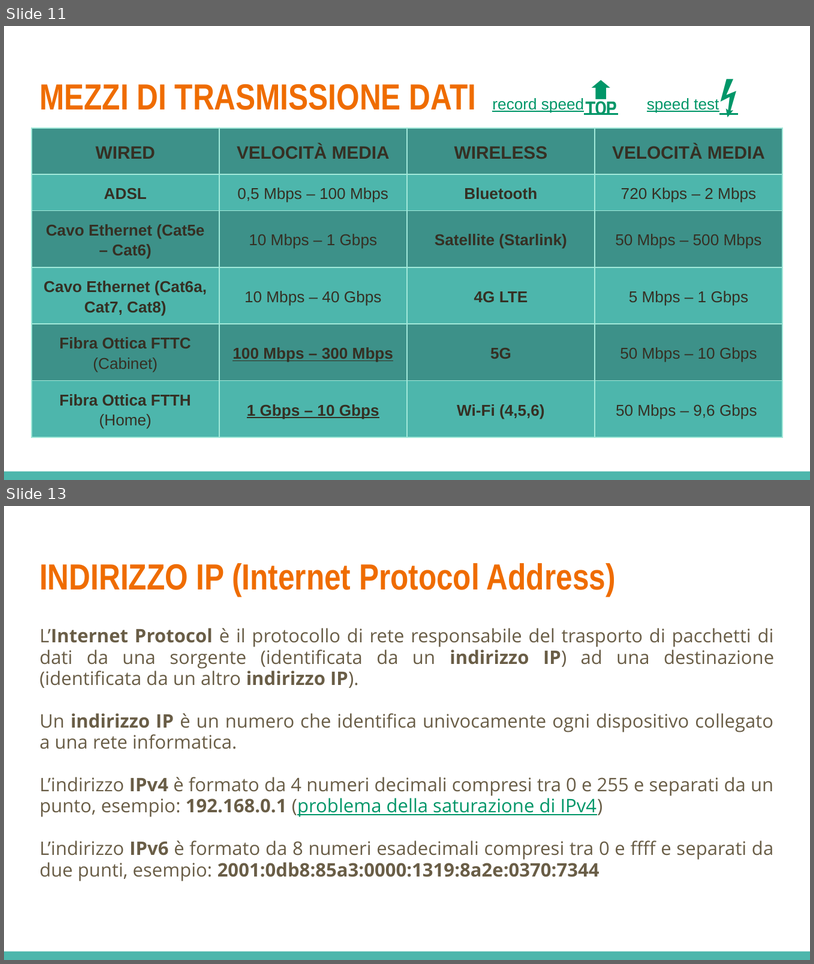
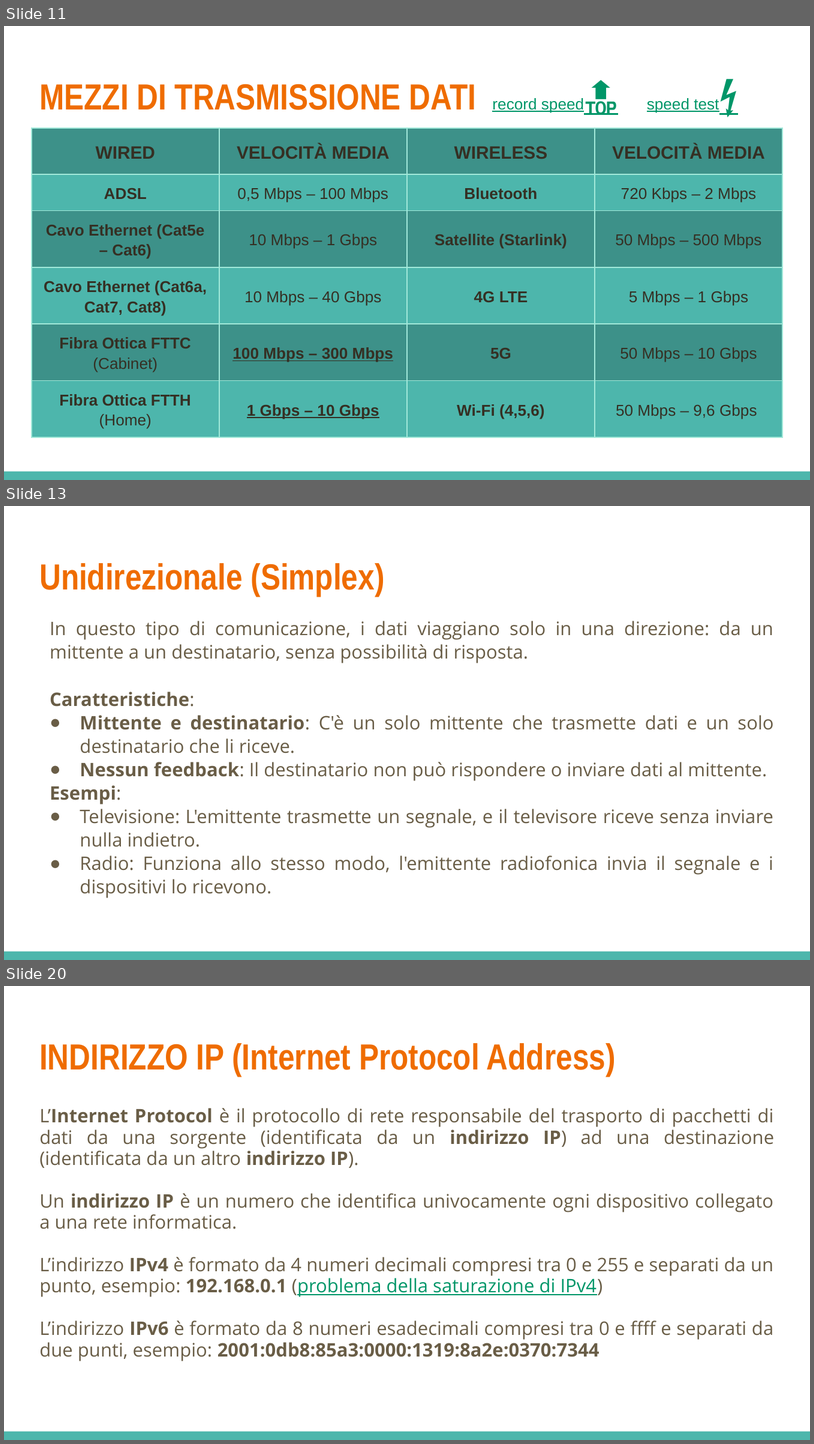
Before and after one commit to LeleCazza/LeleCazza.github.io, a slide deck: reti_informatiche/materiale/lezione_1_reti_introduzione.pptx. Shown one above the other, each under a label of ours: slides 11 and 13 before the commit, slides 11, 13 and 20 after it; the slides between them are not shown. The pictures are 814x964 and 814x1444 pixels, drawn with LibreOffice and Linux fonts; fonts in the diff are those of the drawing. Boxes give left, top, right and bottom in pixels: in the first picture for what was removed or moved away, otherwise in the second. Text is boxed around its words. In the diff, an @@ line names an element or a change of style, - is before the commit and + after.

```diff
--- a/reti_informatiche/materiale/lezione_1_reti_introduzione.pptx
+++ b/reti_informatiche/materiale/lezione_1_reti_introduzione.pptx
@@ slide 13 added at (4, 506, 810, 960), background #FFFFFF; not listed: 1 template element that a slide beside it also shows @@
@@ title added at (39, 563, 385, 596), 32.4 pt, text #EF6C00, bold @@
+Unidirezionale (Simplex)
@@ text added at (50, 621, 774, 898), 16.6 pt, text #695D46 @@
+In questo tipo di comunicazione, i dati viaggiano solo in una direzione: da un mittente a un destinatario, senza possibilità di risposta.
+Caratteristiche:
+● Mittente e destinatario: C'è un solo mittente che trasmette dati e un solo destinatario che li riceve.
+● Nessun feedback: Il destinatario non può rispondere o inviare dati al mittente.
+Esempi:
+● Televisione: L'emittente trasmette un segnale, e il televisore riceve senza inviare nulla indietro.
+● Radio: Funziona allo stesso modo, l'emittente radiofonica invia il segnale e i dispositivi lo ricevono.
@@ what was slide 13 is now slide 20 @@
```
Also in this commit, not shown: 2 slides changed, 14 other slides added, 3 slides removed, 1 other file.
